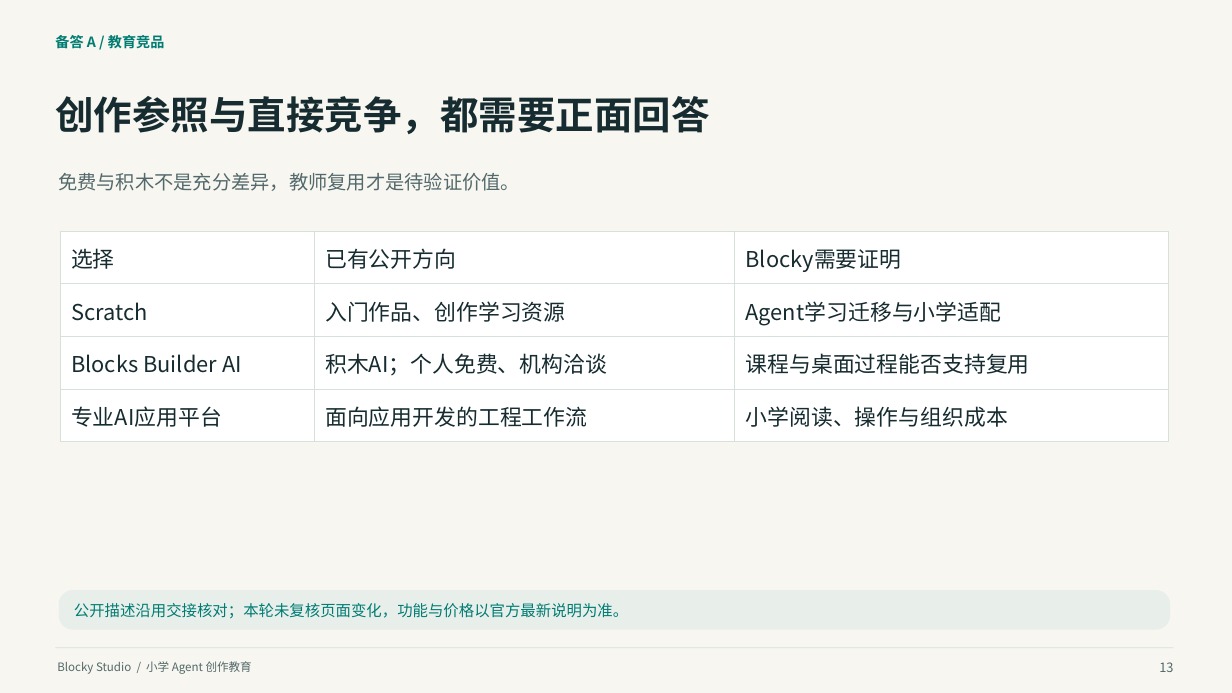
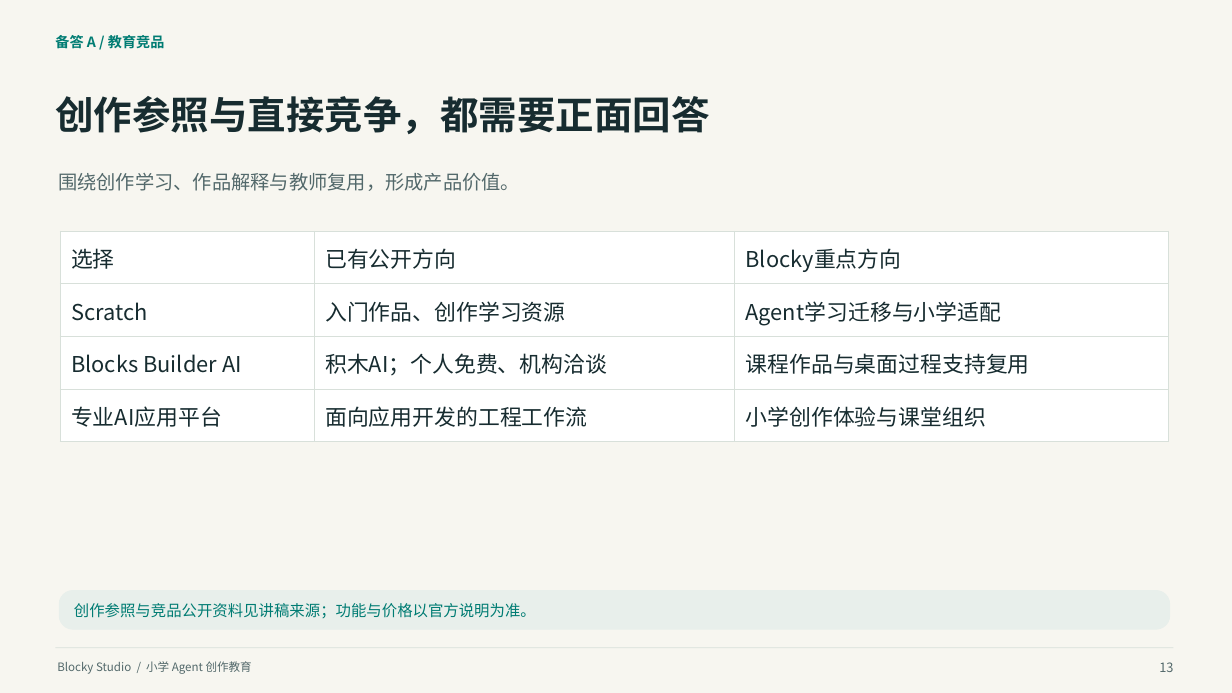
Before and after one commit to q2955161835-debug/Blocky-AI, a slide deck: slide 13 of doc/交付/2026-10-03-答辩与商业计划书/Blocky-Studio-小学Agent创作教育-2026-10-03.pptx. Drawn at 1232x693 pixels with LibreOffice and Linux fonts; fonts in the diff are those of the drawing. Boxes give left, top, right and bottom in pixels: in the first picture for what was removed or moved away, otherwise in the second. Text is boxed around its words. In the diff, an @@ line names an element or a change of style, - is before the commit and + after.

Commit message:
docs: revise pitch wording and record independent investor reaudit [skip ci]

```diff
--- a/doc/交付/2026-10-03-答辩与商业计划书/Blocky-Studio-小学Agent创作教育-2026-10-03.pptx
+++ b/doc/交付/2026-10-03-答辩与商业计划书/Blocky-Studio-小学Agent创作教育-2026-10-03.pptx
@@ text at (x1=58, y1=173, x2=520, y2=191): text changed @@
-免费与积木不是充分差异，教师复用才是待验证价值。
+围绕创作学习、作品解释与教师复用，形成产品价值。
@@ table at (x1=60, y1=231, x2=1169, y2=431) @@
-row 1, column 3: Blocky需要证明
+row 1, column 3: Blocky重点方向
-row 3, column 3: 课程与桌面过程能否支持复用
+row 3, column 3: 课程作品与桌面过程支持复用
-row 4, column 3: 小学阅读、操作与组织成本
+row 4, column 3: 小学创作体验与课堂组织
@@ text at (x1=74, y1=603, x2=536, y2=618): text changed @@
-公开描述沿用交接核对；本轮未复核页面变化，功能与价格以官方最新说明为准。
+创作参照与竞品公开资料见讲稿来源；功能与价格以官方说明为准。
```
Also in this commit, not shown: 14 other slides changed, 12 other files.
